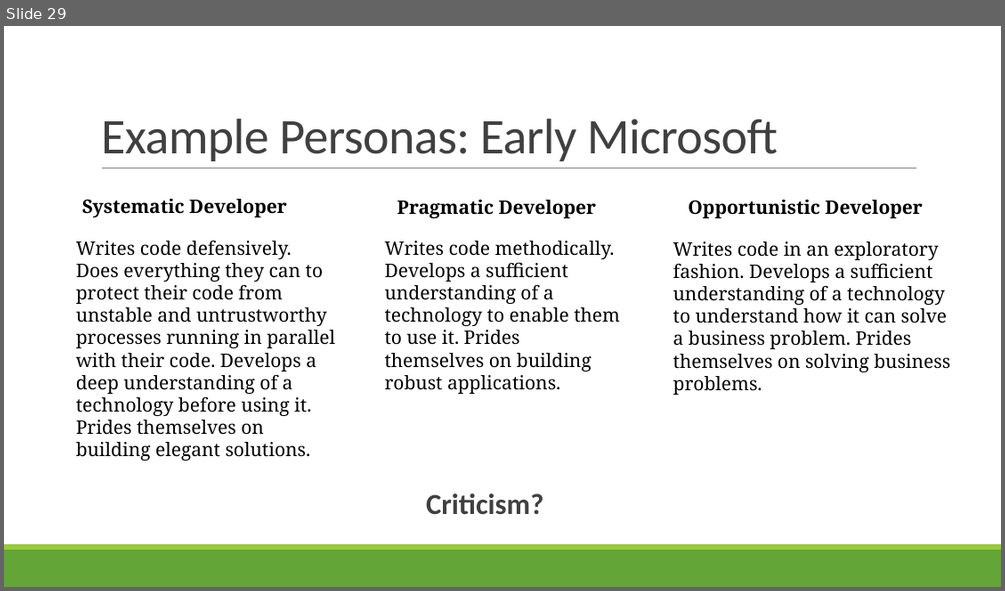
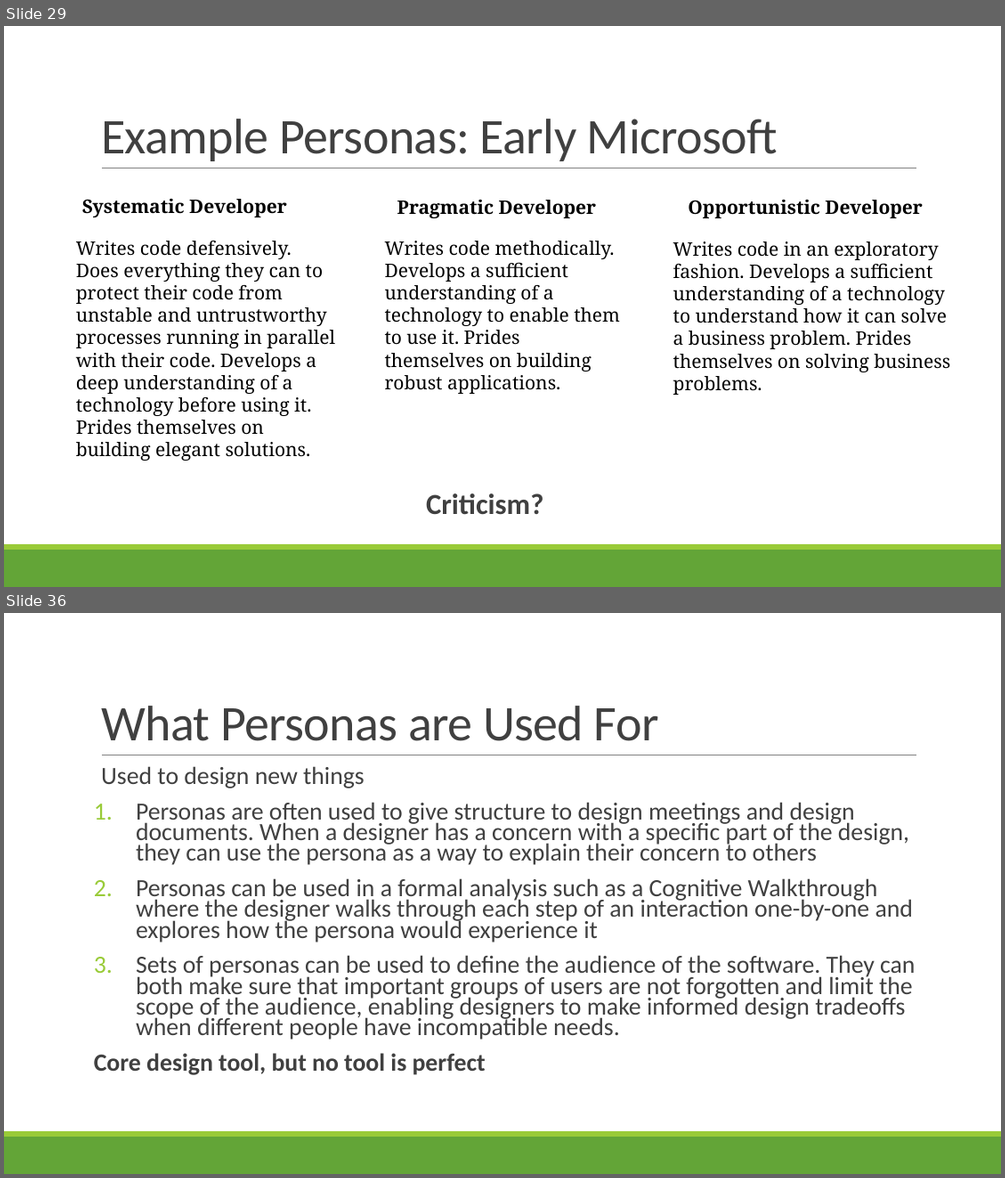
Before and after one commit to rbohrer/pl-course, a slide deck: LectureSlides/08Design1.pptx. Shown one above the other, each under a label of ours: slide 29 before the commit, slides 29 and 36 after it; the slides between them are not shown. The pictures are 1005x591 and 1005x1178 pixels, drawn with LibreOffice and Linux fonts; fonts in the diff are those of the drawing. Boxes give left, top, right and bottom in pixels: in the first picture for what was removed or moved away, otherwise in the second. Text is boxed around its words. In the diff, an @@ line names an element or a change of style, - is before the commit and + after.

```diff
--- a/LectureSlides/08Design1.pptx
+++ b/LectureSlides/08Design1.pptx
@@ slide 36 added at (4, 613, 1001, 1174), background #FFFFFF; not listed: 3 template elements that a slide beside it also shows @@
@@ title added at (101, 706, 659, 741), 48 pt, text #404040 @@
+What Personas are Used For
@@ text added at (94, 766, 914, 1075), 23.8 pt, text #404040 @@
+  Used to design new things
+1. Personas are often used to give structure to design meetings and design documents. When a designer has a concern with a specific part of the design, they can use the persona as a way to explain their concern to others
+2. Personas can be used in a formal analysis such as a Cognitive Walkthrough where the designer walks through each step of an interaction one-by-one and explores how the persona would experience it
+3. Sets of personas can be used to define the audience of the software. They can both make sure that important groups of users are not forgotten and limit the scope of the audience, enabling designers to make informed design tradeoffs when different people have incompatible needs.
+Core design tool, but no tool is perfect
```
Also in this commit, not shown: 2 slides changed, 17 other slides added.
